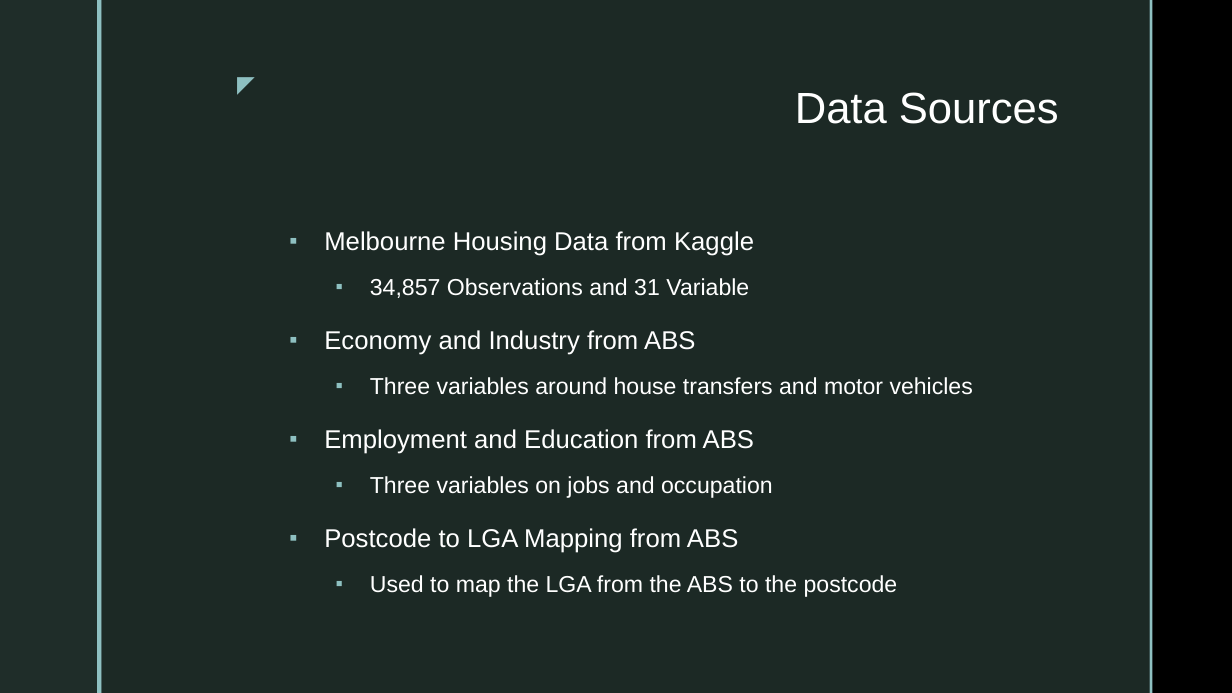
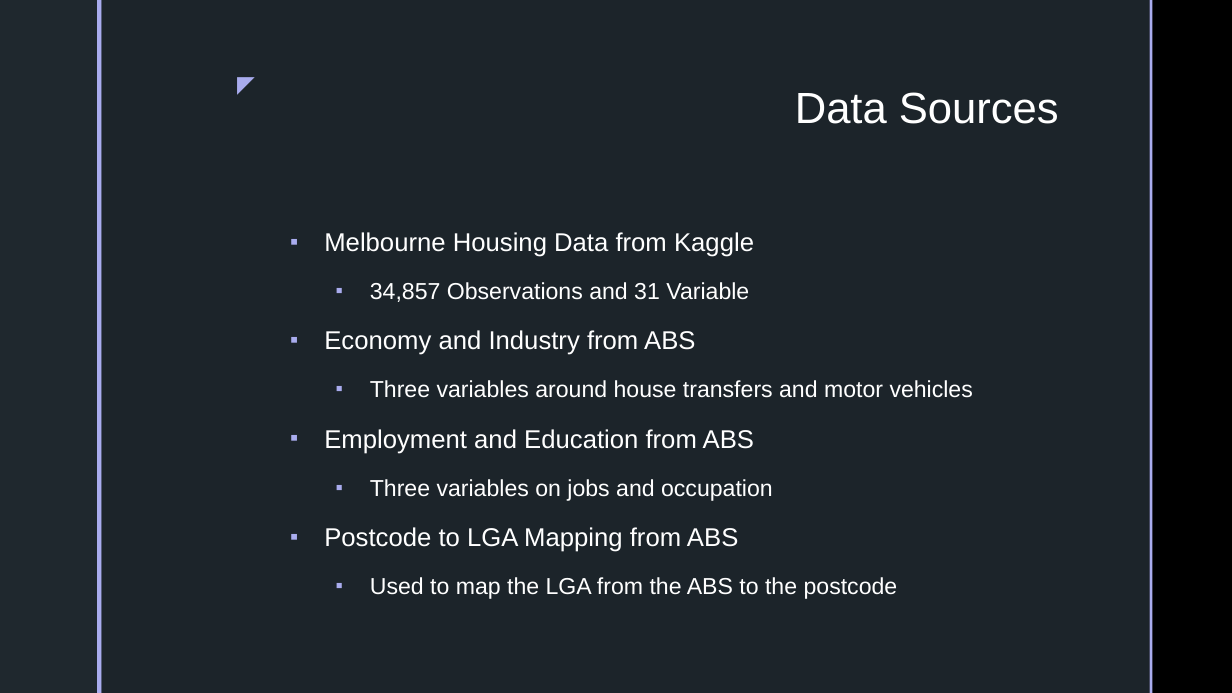
Before and after one commit to RobertRiddell/DataProject, a slide deck: slide 3 of doc/Predicting Melbourne Housing Prices.pptx. Drawn at 1232x693 pixels with LibreOffice and Linux fonts; fonts in the diff are those of the drawing; background and template pictures are left out. Boxes give left, top, right and bottom in pixels: in the first picture for what was removed or moved away, otherwise in the second. Text is boxed around its words. In the diff, an @@ line names an element or a change of style, - is before the commit and + after.

```diff
--- a/doc/Predicting Melbourne Housing Prices.pptx
+++ b/doc/Predicting Melbourne Housing Prices.pptx
@@ rectangle at (x1=0, y1=0, x2=97, y2=693): fill #1F2D29 to #1F282E @@
@@ rectangle at (x1=97, y1=0, x2=102, y2=693): fill #8EC0C1 to #A9ACEE @@
@@ rectangle at (x1=102, y1=0, x2=1150, y2=693): fill #1F2D29 at 92% opacity to #1F282E at 92% opacity @@
@@ rectangle at (x1=1150, y1=0, x2=1153, y2=693): fill #8EC0C1 to #A9ACEE @@
@@ text "◤" at (x1=222, y1=65, x2=263, y2=102): text colour #8EC0C1 to #A9ACEE @@
@@ text "Melbourne Housing Data from Kaggle" at (x1=324, y1=232, x2=973, y2=599): indent changed; line spacing 1.1 to 1.2; less space between paragraphs; bullet colour #8EC0C1 to #A9ACEE @@
```
Also in this commit, not shown: 6 other slides changed, 11 other files.
